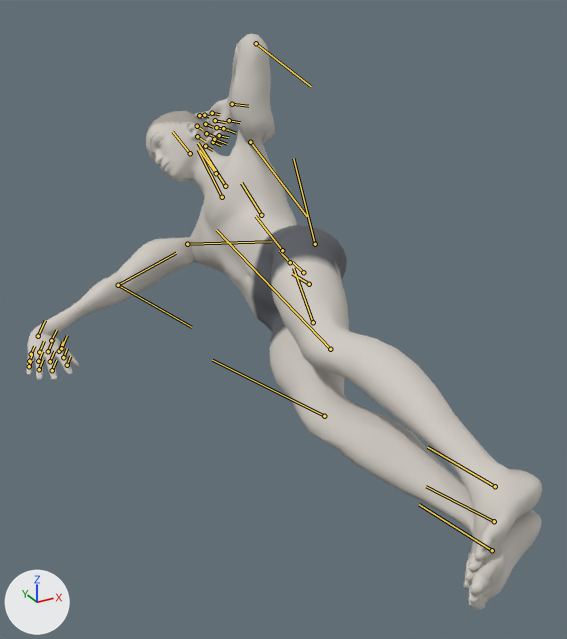
An edit to the glTF model exports/side-crunch.glb, drawn before and after from the same camera.
Both versions are drawn from a 50 mm lens placed at (-1.025, -1.692, 0.987), pointed at (-0.229, -0.246, 0.264). Arrows for +X, +Y and +Z are at lower left; the lights stay in place. The picture after the commit comes second. Both versions are drawn at frame 69 of the action 'side-crunch_left'; the numbers are the values there. The bones that change, and the others that lie on the model, are drawn over the model as lines.
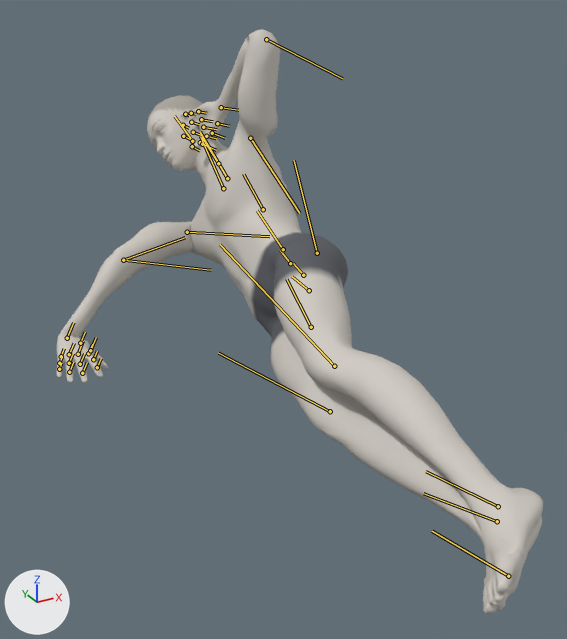
What the commit changed:
Bone 'pelvis' (bone_pelvis) moves from (-0.01, -0.753, 0.011) to (-0.01, -0.771, 0.011).
Bone 'pelvis' (bone_pelvis) turns from (0, -89, 90) to (84, -90, 0) degrees about its own x, y and z.
Bone 'clavicle_l' (bone_clavicle_l) turns from (1, 4, 0) to (3, 1, 0) degrees about its own x, y and z.
Bone 'upperarm_l' (bone_upperarm_l) turns from (26, -29, 140) to (42, -29, 121) degrees about its own x, y and z.
Bone 'lowerarm_l' (bone_lowerarm_l) turns from (-41, -70, 83) to (-66, -66, 120) degrees about its own x, y and z.
Bone 'hand_l' (bone_hand_l) turns from (-42, 23, 14) to (-38, 38, 3) degrees about its own x, y and z.
Bone 'upperarm_r' (bone_upperarm_r) turns from (99, -135, 22) to (70, -127, 48) degrees about its own x, y and z.
Bone 'lowerarm_r' (bone_lowerarm_r) turns from (1, -13, -45) to (-11, 7, -14) degrees about its own x, y and z.
Bone 'hand_r' (bone_hand_r) turns from (-64, -29, 137) to (-79, -35, 125) degrees about its own x, y and z.
Bone 'lowerarm_twist_r' (bone_lowerarm_twist_r) turns from (76, -65, 11) to (56, -53, 19) degrees about its own x, y and z.
Bone 'thigh_l' (bone_thigh_l) turns from (-18, -1, 21) to (-15, -1, 20) degrees about its own x, y and z.
Bone 'calf_l' (bone_calf_l) turns from (-5, 3, -29) to (-3, 3, -29) degrees about its own x, y and z.
Bone 'foot_l' (bone_foot_l) turns from (9, 0, -13) to (6, 1, -22) degrees about its own x, y and z.
Bone 'ball_l' (bone_ball_l) turns from (0, 0, 0) to (-1, 14, 3) degrees about its own x, y and z.
Bone 'thigh_r' (bone_thigh_r) turns from (0, 0, 22) to (9, 1, 20) degrees about its own x, y and z.
Bone 'calf_r' (bone_calf_r) turns from (6, -3, -32) to (3, -3, -29) degrees about its own x, y and z.
Bone 'foot_r' (bone_foot_r) turns from (-9, 0, -11) to (-6, -1, -22) degrees about its own x, y and z.

What differs and where, as boxes (x1, y1, x2, y2) in the pictures (567 x 639 px):
'Mesh_0', posed
    before: (26, 34, 542, 610)
    after: (57, 29, 543, 614)
bone 'pelvis', root to tip
    before: (309, 284) to (292, 273)
    after: (309, 290) to (292, 276)
bone 'clavicle_l', root to tip
    before: (225, 186) to (198, 143)
    after: (227, 178) to (200, 132)
bone 'upperarm_l', root to tip
    before: (250, 142) to (307, 216)
    after: (250, 138) to (299, 213)
bone 'lowerarm_l', root to tip
    before: (256, 43) to (311, 86)
    after: (266, 39) to (342, 78)
bone 'hand_l', root to tip
    before: (232, 104) to (248, 106)
    after: (221, 107) to (238, 110)
bone 'upperarm_r', root to tip
    before: (187, 244) to (271, 241)
    after: (187, 232) to (269, 236)
bone 'lowerarm_r', root to tip
    before: (118, 285) to (191, 327)
    after: (123, 260) to (211, 270)
bone 'hand_r', root to tip
    before: (38, 336) to (45, 320)
    after: (67, 338) to (73, 322)
bone 'lowerarm_twist_r', root to tip
    before: (118, 285) to (176, 253)
    after: (123, 260) to (185, 237)
bone 'thigh_l', root to tip
    before: (315, 244) to (293, 158)
    after: (317, 253) to (294, 160)
bone 'calf_l', root to tip
    before: (330, 349) to (216, 230)
    after: (334, 366) to (220, 244)
bone 'foot_l', root to tip
    before: (495, 486) to (427, 447)
    after: (498, 506) to (426, 471)
bone 'ball_l', root to tip
    before: (492, 550) to (419, 504)
    after: (508, 576) to (432, 531)
bone 'thigh_r', root to tip
    before: (313, 322) to (293, 268)
    after: (311, 327) to (286, 279)
bone 'calf_r', root to tip
    before: (324, 416) to (212, 360)
    after: (330, 411) to (218, 353)
bone 'foot_r', root to tip
    before: (494, 521) to (426, 486)
    after: (497, 521) to (423, 493)
